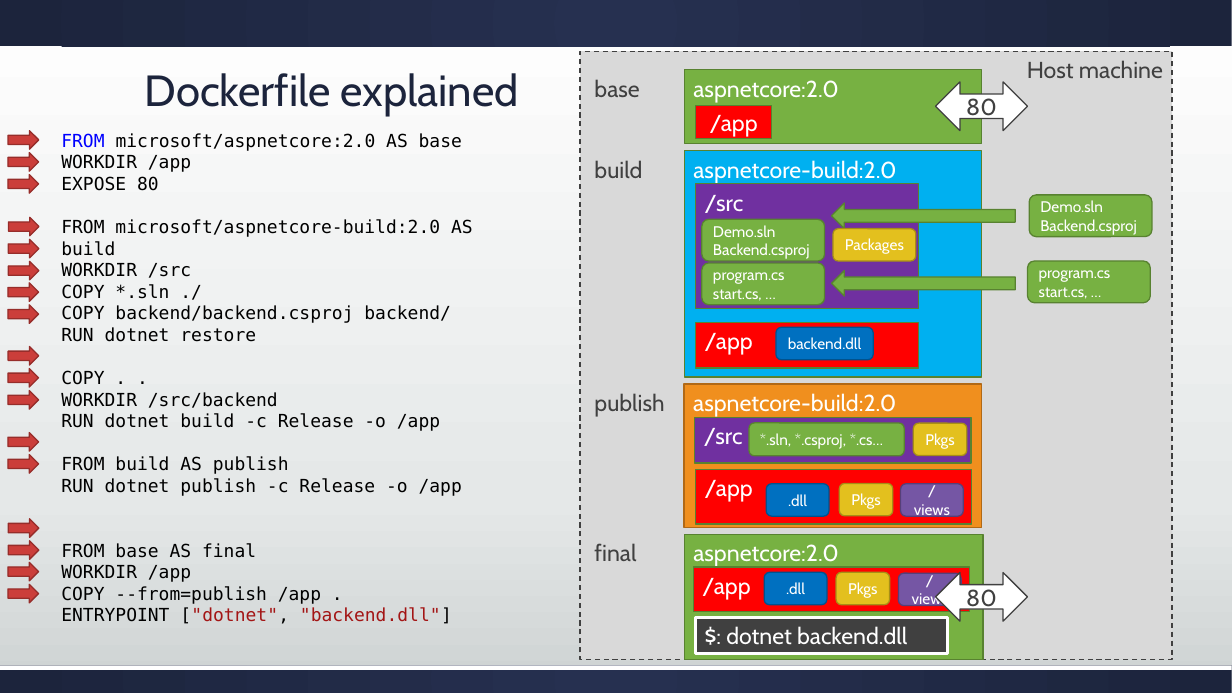
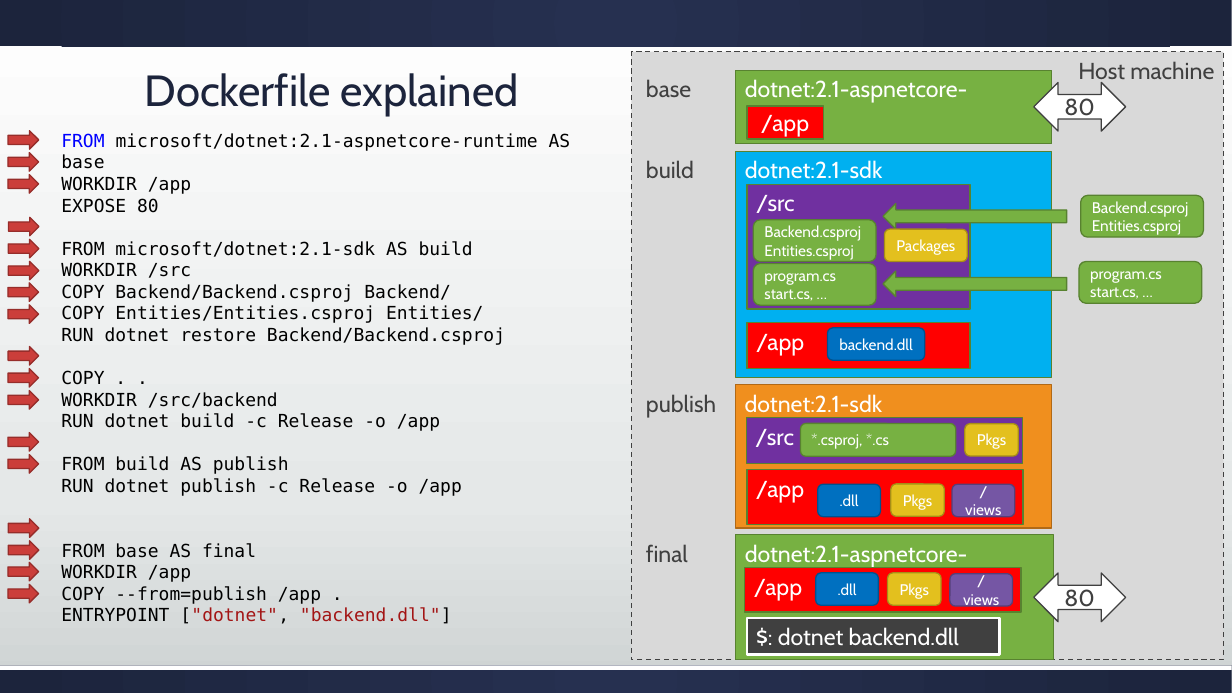
Before and after one commit to cradle77/DockerGettingStarted, a slide deck: slide 9 of slides.pptx. Drawn at 1232x693 pixels with LibreOffice and Linux fonts; fonts in the diff are those of the drawing. Boxes give left, top, right and bottom in pixels: in the first picture for what was removed or moved away, otherwise in the second. Text is boxed around its words. In the diff, an @@ line names an element or a change of style, - is before the commit and + after.

Commit message:
dotnet core2.1

```diff
--- a/slides.pptx
+++ b/slides.pptx
@@ rectangle "dotnet:2.1-aspnetcore-runtime": place and size @@
-rectangle "dotnet:2.1-aspnetcore-runtime" at box(685, 69, 982, 143)
+rectangle "dotnet:2.1-aspnetcore-runtime" at box(736, 70, 1052, 144)
@@ text in rectangle at box(745, 79, 968, 131): text changed @@
-aspnetcore:2.0
+dotnet:2.1-aspnetcore-runtime
@@ left right arrow "80": place and size @@
-left right arrow "80" at box(936, 82, 1028, 131)
+left right arrow "80" at box(1034, 82, 1126, 131)
@@ text at box(61, 133, 571, 169): text changed @@
-FROM microsoft/aspnetcore:2.0 AS base
+FROM microsoft/dotnet:2.1-aspnetcore-runtime AS base
@@ rectangle "dotnet:2.1-sdk": place and size @@
-rectangle "dotnet:2.1-sdk" at box(685, 151, 982, 377)
+rectangle "dotnet:2.1-sdk" at box(736, 152, 1052, 378)
@@ text in rectangle at box(745, 160, 883, 185): text changed @@
-aspnetcore-build:2.0
+dotnet:2.1-sdk
@@ text in rounded rectangle at box(1040, 200, 1103, 212): paragraph removed @@
-Demo.sln
@@ text in rounded rectangle at box(713, 225, 776, 237): paragraph removed @@
-Demo.sln
@@ 14 rounded rectangles, 8 rectangles, 4 texts, 2 right arrows: place and size @@
-14 rounded rectangles, 8 rectangles, 4 texts, 2 right arrows at box(580, 51, 1173, 659)
+14 rounded rectangles, 8 rectangles, 4 texts, 2 right arrows at box(631, 52, 1224, 660)
@@ text in rounded rectangle at box(1092, 220, 1181, 235): paragraph added @@
+Entities.csproj
@@ text at box(61, 241, 473, 257): text changed @@
-FROM microsoft/aspnetcore-build:2.0 AS build
+FROM microsoft/dotnet:2.1-sdk AS build
@@ text in rounded rectangle at box(764, 245, 853, 260): paragraph added @@
+Entities.csproj
@@ text at box(61, 284, 505, 345): text changed @@
-COPY *.sln ./
-COPY backend/backend.csproj backend/
-RUN dotnet restore
+COPY Backend/Backend.csproj Backend/
+COPY Entities/Entities.csproj Entities/
+RUN dotnet restore Backend/Backend.csproj
@@ rectangle "dotnet:2.1-sdk": place and size @@
-rectangle "dotnet:2.1-sdk" at box(684, 384, 982, 528)
+rectangle "dotnet:2.1-sdk" at box(736, 384, 1052, 528)
@@ text in rectangle at box(745, 394, 883, 418): text changed @@
-aspnetcore-build:2.0
+dotnet:2.1-sdk
@@ text in rounded rectangle at box(811, 433, 889, 449): text changed @@
-*.sln, *.csproj, *.cs…
+*.csproj, *.cs
@@ rectangle "dotnet:2.1-aspnetcore-runtime": place and size @@
-rectangle "dotnet:2.1-aspnetcore-runtime" at box(685, 534, 983, 659)
+rectangle "dotnet:2.1-aspnetcore-runtime" at box(736, 535, 1054, 660)
@@ text in rectangle at box(745, 544, 968, 596): text changed @@
-aspnetcore:2.0
+dotnet:2.1-aspnetcore-runtime
@@ left right arrow "80": place and size @@
-left right arrow "80" at box(936, 573, 1028, 622)
+left right arrow "80" at box(1034, 573, 1126, 622)
```
Also in this commit, not shown: 8 other slides changed, 3 slides added, 2 slides removed, 31 other files.
